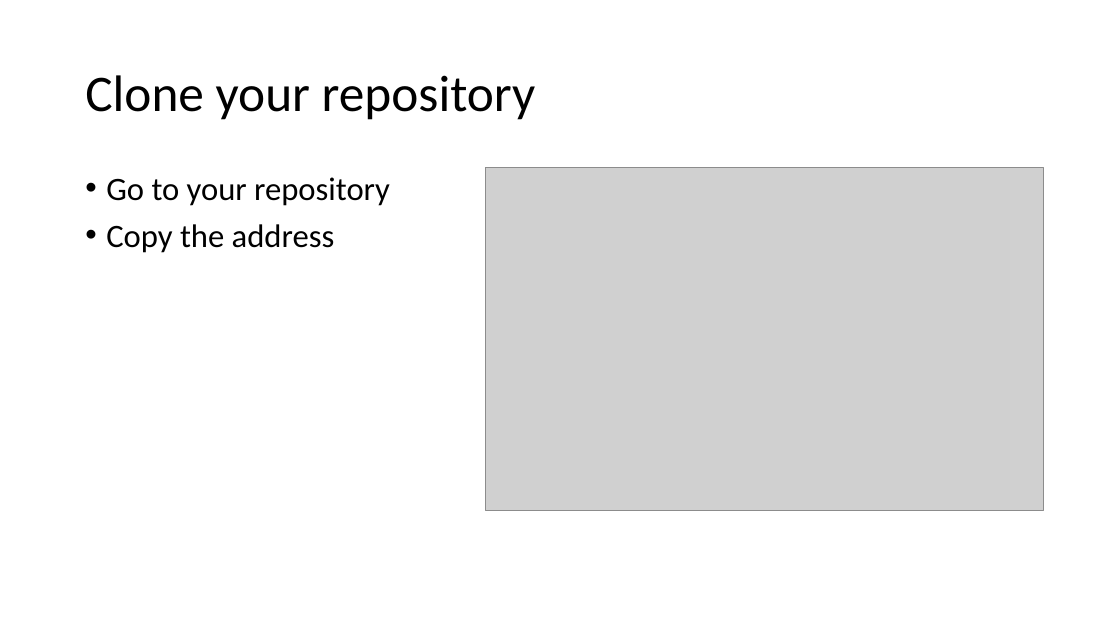
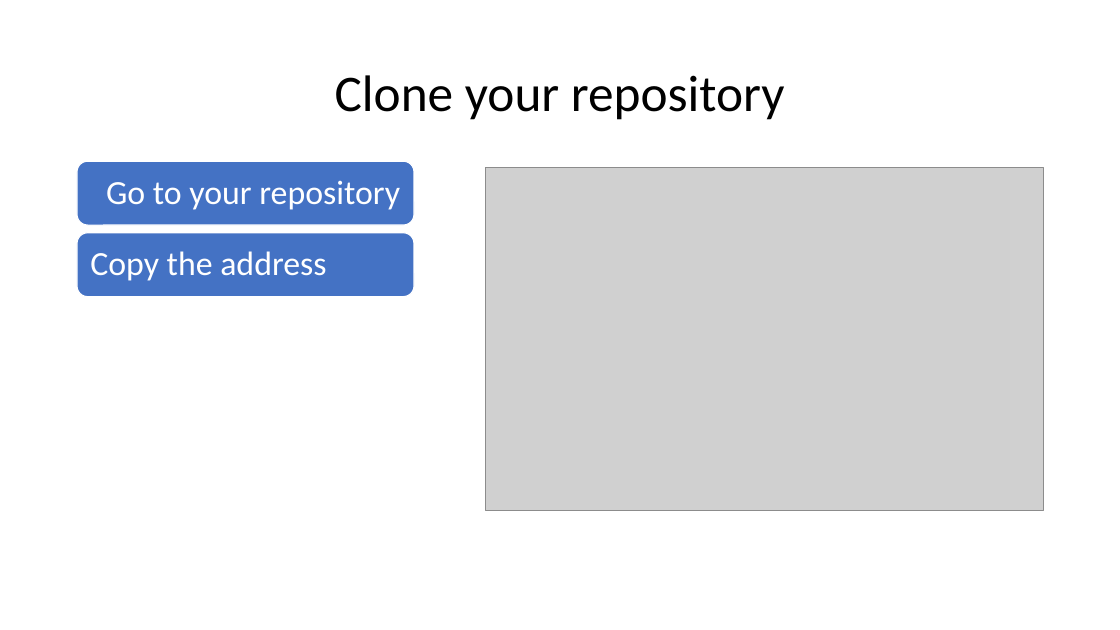
Before and after one commit to HesamMarshal/TutorialGit, a slide deck: slide 17 of GitTutorial.pptx. Drawn at 1120x630 pixels with LibreOffice and Linux fonts; fonts in the diff are those of the drawing; grey boxes stand for pictures. Boxes give left, top, right and bottom in pixels: in the first picture for what was removed or moved away, otherwise in the second. Text is boxed around its words. In the diff, an @@ line names an element or a change of style, - is before the commit and + after.

```diff
--- a/GitTutorial.pptx
+++ b/GitTutorial.pptx
@@ title "Clone your repository" at (x1=335, y1=75, x2=785, y2=120): alignment left to centre @@
@@ text removed at (x1=106, y1=177, x2=390, y2=253) @@
-• Go to your repository
-• Copy the address
@@ group added at (x1=77, y1=161, x2=414, y2=297): 2 rounded rectangles, 2 texts @@
+Go to your repository
+Copy the address
```
Also in this commit, not shown: 2 other slides changed.
